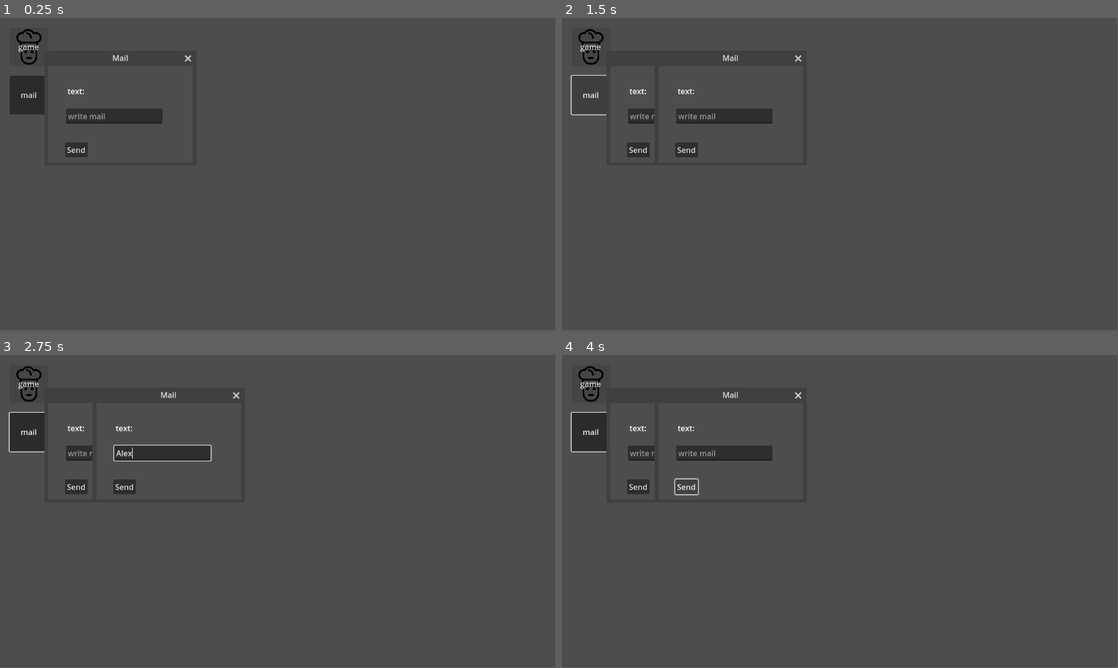
Above: before the commit, frames 1-4 (two rows, left to right).
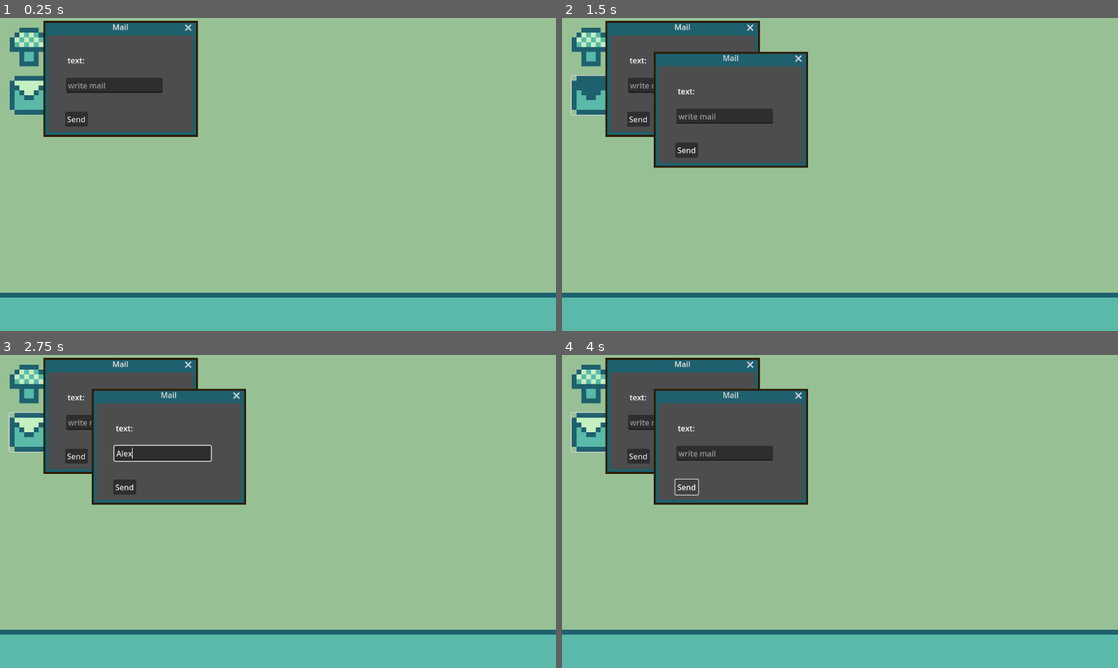
Above: after the commit, the same moments.

Repository: BoneSheep/patch-notes-jam
Game: Godot game, scene res://desktop.tscn
Same seed, same stepped clock (60 frames per second), same inputs: the game is played once before the commit and once after it.
Inputs (mouse positions are in pixels of both pictures, inside the frame that each line leads up to):
- Up to frame 1 (0.25 s): no input
- Up to frame 2 (1.5 s): click (589, 46) at 0.5 s; click (589, 96) at 1.25 s
- Up to frame 3 (2.75 s): click (161, 452) at 2.02 s; type "Alex" at 2.1 s
- Up to frame 4 (4 s): click "click me" at 2.75 s; click "Send" at 3.5 s
In our replay, the window is 799x449 before the commit and 800x450 after it. These sizes can differ from the game's own. Grey fills any space a smaller window leaves; there, only what the larger window draws over its background counts as a difference.

The runs differ from the first frame. In frame 1, 93% of the frame differs, in the area x 0-100%, y 0-100%; in frame 2, 89%; in frame 3, 89%; in frame 4, 89%.

Commit message:
Basic desktop art

Diff:
--- a/UI/app/app_button.tscn
+++ b/UI/app/app_button.tscn
@@ -14,6 +14,7 @@
 script = ExtResource("1_2xg8h")
 
 [node name="Panel" type="Panel" parent="."]
+visible = false
 modulate = Color(1, 1, 1, 0.258824)
 z_index = -1
 layout_mode = 1
--- /dev/null
+++ b/UI/app/player_mouse.gd
@@ -0,0 +1,22 @@
+extends Node2D
+
+@onready var click_particle = preload("res://particles/click_particle.tscn")
+
+
+
+func _process(_delta: float) -> void:
+	global_position = get_global_mouse_position()
+
+
+func _physics_process(_delta: float) -> void:
+	if Input.is_action_just_pressed("click"):
+		%ClickPressed.play()
+		spawn_click_particle()
+	elif Input.is_action_just_released("click"):
+		%ClickReleased.play()
+
+
+func spawn_click_particle() -> void:
+	var particle = click_particle.instantiate()
+	get_tree().current_scene.call_deferred("add_child",particle)
+	particle.global_position = global_position
--- /dev/null
+++ b/UI/app/player_mouse.tscn
@@ -0,0 +1,38 @@
+[gd_scene load_steps=7 format=3 uid="uid://c48bpyq4l8n7j"]
+
+[ext_resource type="Script" uid="uid://kyqjktqi66xt" path="res://UI/app/player_mouse.gd" id="1_ef86g"]
+[ext_resource type="Texture2D" uid="uid://da6qvbrwy2nn5" path="res://images/player/player_idle_1.png" id="1_yrke1"]
+[ext_resource type="AudioStream" uid="uid://d2yam3jox730r" path="res://audio/click_pressed.wav" id="3_8t0mo"]
+[ext_resource type="AudioStream" uid="uid://bouk5fb6wcru0" path="res://audio/click_released.wav" id="4_k53pk"]
+
+[sub_resource type="AudioStreamRandomizer" id="AudioStreamRandomizer_k53pk"]
+random_pitch = 1.1
+streams_count = 1
+stream_0/stream = ExtResource("3_8t0mo")
+
+[sub_resource type="AudioStreamRandomizer" id="AudioStreamRandomizer_yftq0"]
+random_pitch = 1.1
+streams_count = 1
+stream_0/stream = ExtResource("4_k53pk")
+
+[node name="PlayerMouse" type="Node2D"]
+script = ExtResource("1_ef86g")
+
+[node name="Sprite2D" type="Sprite2D" parent="."]
+visible = false
+modulate = Color(1, 1, 1, 0.243137)
+texture_filter = 1
+position = Vector2(20, 38)
+rotation = -0.523599
+scale = Vector2(5.25157, 5.25157)
+texture = ExtResource("1_yrke1")
+
+[node name="Node" type="Node" parent="."]
+
+[node name="ClickPressed" type="AudioStreamPlayer" parent="Node"]
+unique_name_in_owner = true
+stream = SubResource("AudioStreamRandomizer_k53pk")
+
+[node name="ClickReleased" type="AudioStreamPlayer" parent="Node"]
+unique_name_in_owner = true
+stream = SubResource("AudioStreamRandomizer_yftq0")
--- /dev/null
+++ b/UI/base_theme.tres
@@ -0,0 +1,30 @@
+[gd_resource type="Theme" load_steps=3 format=3 uid="uid://bjtkgp3n6l40b"]
+
+[sub_resource type="StyleBoxFlat" id="StyleBoxFlat_8sw0n"]
+bg_color = Color(0.117647, 0.376471, 0.431373, 1)
+border_width_left = 4
+border_width_top = 4
+border_width_right = 4
+border_width_bottom = 4
+border_color = Color(0.176471, 0.105882, 0, 1)
+expand_margin_left = 10.0
+expand_margin_top = 30.0
+expand_margin_right = 10.0
+expand_margin_bottom = 10.0
+shadow_offset = Vector2(0.315, 0.455)
+
+[sub_resource type="StyleBoxFlat" id="StyleBoxFlat_203mw"]
+bg_color = Color(0.352941, 0.72549, 0.658824, 1)
+border_width_left = 4
+border_width_top = 4
+border_width_right = 4
+border_width_bottom = 4
+border_color = Color(0.176471, 0.105882, 0, 1)
+expand_margin_left = 10.0
+expand_margin_top = 30.0
+expand_margin_right = 10.0
+expand_margin_bottom = 10.0
+
+[resource]
+Window/styles/embedded_border = SubResource("StyleBoxFlat_8sw0n")
+Window/styles/embedded_unfocused_border = SubResource("StyleBoxFlat_203mw")
--- a/UI/mailClient/mail_window.tscn
+++ b/UI/mailClient/mail_window.tscn
@@ -1,12 +1,14 @@
-[gd_scene load_steps=3 format=3 uid="uid://cjo82jjgns1aa"]
+[gd_scene load_steps=4 format=3 uid="uid://cjo82jjgns1aa"]
 
+[ext_resource type="Theme" uid="uid://bjtkgp3n6l40b" path="res://UI/base_theme.tres" id="1_alpt6"]
 [ext_resource type="Script" uid="uid://bexo5wnywhu36" path="res://scripts/mail_window.gd" id="1_rvd7j"]
 [ext_resource type="Script" uid="uid://clr48cbrqege8" path="res://UI/mailClient/button.gd" id="2_eb2cd"]
 
 [node name="MailWindow" type="Window"]
 title = "Mail"
-position = Vector2i(100, 100)
+position = Vector2i(100, 36)
 size = Vector2i(300, 200)
+theme = ExtResource("1_alpt6")
 script = ExtResource("1_rvd7j")
 
 [node name="SubViewportContainer" type="SubViewportContainer" parent="."]
--- a/desktop.tscn
+++ b/desktop.tscn
@@ -1,12 +1,43 @@
-[gd_scene load_steps=6 format=3 uid="uid://cnbtjtgn6q7g1"]
+[gd_scene load_steps=19 format=3 uid="uid://cnbtjtgn6q7g1"]
 
 [ext_resource type="Script" uid="uid://dwqsga26c7ie6" path="res://scripts/desktop.gd" id="1_my12u"]
+[ext_resource type="Theme" uid="uid://bjtkgp3n6l40b" path="res://UI/base_theme.tres" id="1_otlag"]
+[ext_resource type="Texture2D" uid="uid://tgqh2l84n3xf" path="res://images/pn_background.png" id="2_wiyix"]
 [ext_resource type="PackedScene" uid="uid://bc05bcrqxhvvb" path="res://UI/app/app_button.tscn" id="2_x0l4i"]
-[ext_resource type="Texture2D" uid="uid://cvqydpcsjeajn" path="res://svgs/chef-man-cap-svgrepo-com.svg" id="3_uh226"]
+[ext_resource type="Texture2D" uid="uid://bpcangdhoof42" path="res://images/enemy/mushroom_1.png" id="3_qcmjx"]
+[ext_resource type="Texture2D" uid="uid://dbatcd624l3yd" path="res://images/enemy/mushroom_2.png" id="4_6lsg3"]
+[ext_resource type="Texture2D" uid="uid://dgwo085cnkq3d" path="res://images/mail_icon.png" id="4_ed6rk"]
 [ext_resource type="PackedScene" uid="uid://cjo82jjgns1aa" path="res://UI/mailClient/mail_window.tscn" id="4_qcmjx"]
+[ext_resource type="Texture2D" uid="uid://bdp8314iplxjv" path="res://images/mail_icon_2.png" id="7_kjnmq"]
+[ext_resource type="PackedScene" uid="uid://c48bpyq4l8n7j" path="res://UI/app/player_mouse.tscn" id="8_cmsrr"]
+
+[sub_resource type="StyleBoxTexture" id="StyleBoxTexture_otlag"]
+texture = ExtResource("4_6lsg3")
+modulate_color = Color(0.762404, 0.762404, 0.762403, 1)
+
+[sub_resource type="StyleBoxTexture" id="StyleBoxTexture_kjnmq"]
+texture = ExtResource("4_6lsg3")
+
+[sub_resource type="StyleBoxTexture" id="StyleBoxTexture_cmsrr"]
+texture = ExtResource("3_qcmjx")
+modulate_color = Color(0.760784, 0.760784, 0.760784, 1)
 
 [sub_resource type="StyleBoxTexture" id="StyleBoxTexture_qcmjx"]
-texture = ExtResource("3_uh226")
+texture = ExtResource("3_qcmjx")
+
+[sub_resource type="StyleBoxTexture" id="StyleBoxTexture_6f7av"]
+texture = ExtResource("7_kjnmq")
+modulate_color = Color(0.760784, 0.760784, 0.760784, 1)
+
+[sub_resource type="StyleBoxTexture" id="StyleBoxTexture_r8dgl"]
+texture = ExtResource("7_kjnmq")
+
+[sub_resource type="StyleBoxTexture" id="StyleBoxTexture_majww"]
+texture = ExtResource("4_ed6rk")
+modulate_color = Color(0.760784, 0.760784, 0.760784, 1)
+
+[sub_resource type="StyleBoxTexture" id="StyleBoxTexture_wiyix"]
+texture = ExtResource("4_ed6rk")
 
 [node name="Desktop" type="Control"]
 layout_mode = 3
@@ -15,7 +46,15 @@
 anchor_bottom = 1.0
 grow_horizontal = 2
 grow_vertical = 2
+theme = ExtResource("1_otlag")
 script = ExtResource("1_my12u")
+
+[node name="TextureRect" type="TextureRect" parent="."]
+texture_filter = 1
+layout_mode = 0
+offset_right = 40.0
+offset_bottom = 40.0
+texture = ExtResource("2_wiyix")
 
 [node name="AppContainer" type="GridContainer" parent="."]
 custom_minimum_size = Vector2(80, 80)
@@ -28,14 +67,20 @@
 theme_override_constants/v_separation = 20
 
 [node name="AppButton" parent="AppContainer" instance=ExtResource("2_x0l4i")]
+texture_filter = 1
 layout_mode = 2
-theme_override_styles/hover = SubResource("StyleBoxTexture_qcmjx")
+theme_override_styles/hover_pressed = SubResource("StyleBoxTexture_otlag")
+theme_override_styles/hover = SubResource("StyleBoxTexture_kjnmq")
+theme_override_styles/pressed = SubResource("StyleBoxTexture_cmsrr")
 theme_override_styles/normal = SubResource("StyleBoxTexture_qcmjx")
-text = "game"
 
 [node name="AppButton2" parent="AppContainer" instance=ExtResource("2_x0l4i")]
+texture_filter = 1
 layout_mode = 2
-text = "mail"
+theme_override_styles/hover_pressed = SubResource("StyleBoxTexture_6f7av")
+theme_override_styles/hover = SubResource("StyleBoxTexture_r8dgl")
+theme_override_styles/pressed = SubResource("StyleBoxTexture_majww")
+theme_override_styles/normal = SubResource("StyleBoxTexture_wiyix")
 app_title = "Mail"
 WINDOW = ExtResource("4_qcmjx")
 
@@ -43,3 +88,5 @@
 anchors_preset = 0
 offset_right = 40.0
 offset_bottom = 40.0
+
+[node name="PlayerMouse" parent="." instance=ExtResource("8_cmsrr")]
--- /dev/null
+++ b/particles/click_particle.tscn
@@ -0,0 +1,32 @@
+[gd_scene load_steps=6 format=3 uid="uid://b0x16o7byqwxg"]
+
+[ext_resource type="Texture2D" uid="uid://0dmcf3jfxufk" path="res://images/cursor.png" id="1_7a7w0"]
+[ext_resource type="Script" uid="uid://b23uuoyl8lcrs" path="res://particles/particle_self_destruct.gd" id="2_5irce"]
+
+[sub_resource type="Curve" id="Curve_7xsu1"]
+_data = [Vector2(0, 1), 0.0, 0.0, 0, 0, Vector2(1, 0), 0.0, 0.0, 0, 0]
+point_count = 2
+
+[sub_resource type="CurveTexture" id="CurveTexture_1xwk8"]
+curve = SubResource("Curve_7xsu1")
+
+[sub_resource type="ParticleProcessMaterial" id="ParticleProcessMaterial_6jvop"]
+particle_flag_disable_z = true
+angle_min = 1.07288e-05
+angle_max = 554.5
+spread = 180.0
+initial_velocity_min = 218.39
+initial_velocity_max = 310.35
+gravity = Vector3(0, 0, 0)
+scale_curve = SubResource("CurveTexture_1xwk8")
+
+[node name="ClickParticle" type="GPUParticles2D"]
+texture_filter = 1
+emitting = false
+amount = 3
+texture = ExtResource("1_7a7w0")
+lifetime = 0.2
+one_shot = true
+explosiveness = 1.0
+process_material = SubResource("ParticleProcessMaterial_6jvop")
+script = ExtResource("2_5irce")
--- /dev/null
+++ b/particles/particle_self_destruct.gd
@@ -0,0 +1,13 @@
+extends GPUParticles2D
+
+var timer = lifetime
+
+# Called when the node enters the scene tree for the first time.
+func _ready() -> void:
+	one_shot = true
+	emitting = true
+
+func _process(delta: float) -> void:
+	timer -= delta
+	if timer <= 0:
+		queue_free()
--- a/project.godot
+++ b/project.godot
@@ -15,6 +15,23 @@
 config/features=PackedStringArray("4.4", "Mobile")
 config/icon="res://svgs/icon.svg"
 
+[display]
+
+window/stretch/mode="viewport"
+mouse_cursor/custom_image="uid://0dmcf3jfxufk"
+
+[editor]
+
+movie_writer/movie_file="/home/kilo/Personal/Projects/Games/_godot_movies/dinges.avi"
+
+[input]
+
+click={
+"deadzone": 0.2,
+"events": [Object(InputEventMouseButton,"resource_local_to_scene":false,"resource_name":"","device":-1,"window_id":0,"alt_pressed":false,"shift_pressed":false,"ctrl_pressed":false,"meta_pressed":false,"button_mask":0,"position":Vector2(0, 0),"global_position":Vector2(0, 0),"factor":1.0,"button_index":1,"canceled":false,"pressed":false,"double_click":false,"script":null)
+]
+}
+
 [rendering]
 
 renderer/rendering_method="mobile"
Not shown, added: UI/app/player_mouse.gd.uid
Binary file added: images/cursor.png
Not shown, added: images/cursor.png.import
Binary file added: images/flag_1.png
Not shown, added: images/flag_1.png.import
Binary file added: images/flag_2.png
Not shown, added: images/flag_2.png.import
Binary file added: images/mail_icon.png
Not shown, added: images/mail_icon.png.import
Binary file added: images/mail_icon_2.png
Not shown, added: images/mail_icon_2.png.import
Binary file added: images/pn_background.png
(and 4 more such lines)
